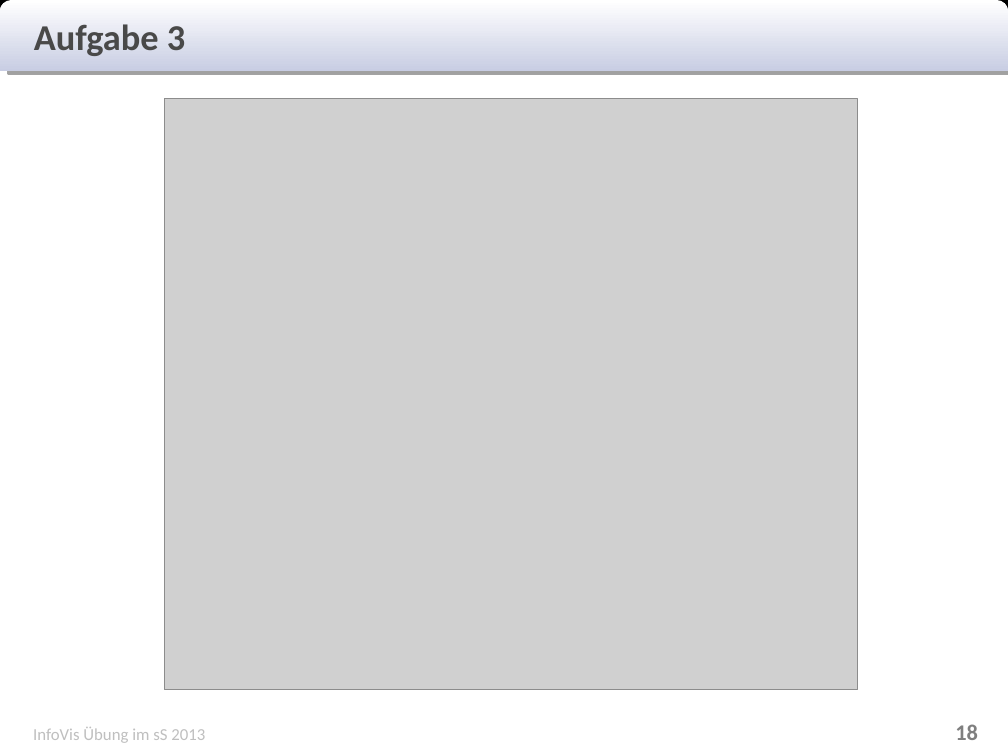
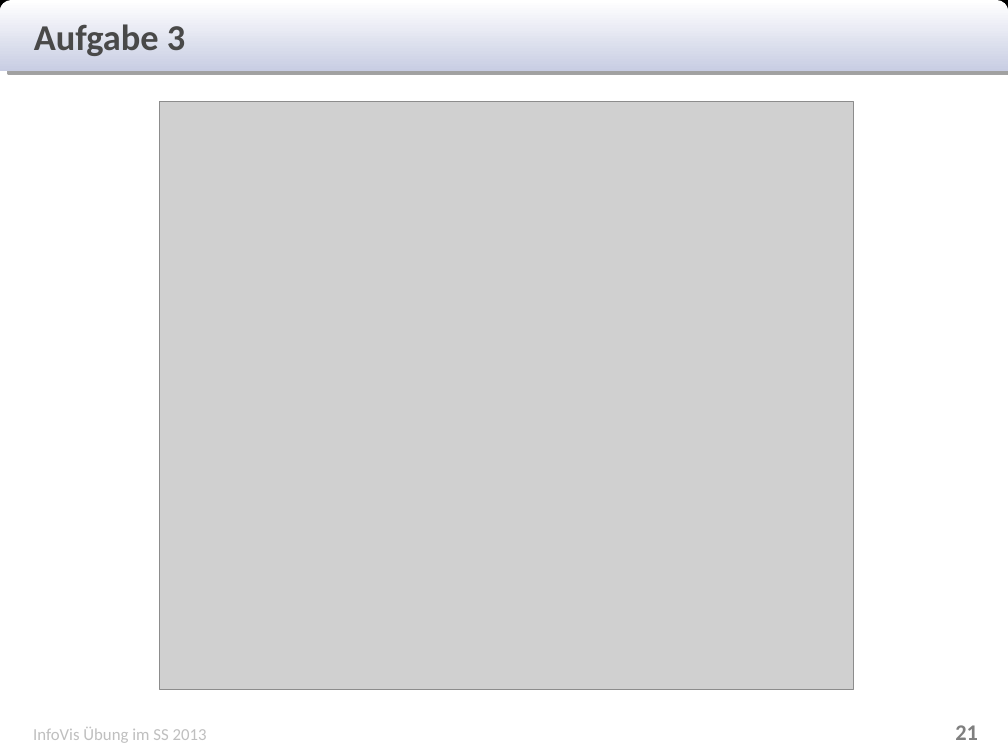
Before and after one commit to Rajikarubijua/bushumappu, a slide deck: slide 21 of presentation/zwischenpräsentation.odp (slide 18 before the commit). Drawn at 1008x756 pixels with LibreOffice and Linux fonts; fonts in the diff are those of the drawing; grey boxes stand for pictures. Boxes give left, top, right and bottom in pixels: in the first picture for what was removed or moved away, otherwise in the second. Text is boxed around its words. In the diff, an @@ line names an element or a change of style, - is before the commit and + after.

```diff
--- a/presentation/zwischenpräsentation.odp
+++ b/presentation/zwischenpräsentation.odp
@@ picture: place and size @@
-picture at (164, 99, 858, 689)
+picture at (160, 101, 854, 689)
@@ text at (33, 727, 207, 743): text changed @@
-InfoVis Übung im sS 2013
+InfoVis Übung im SS 2013
@@ page number at (955, 725, 978, 740): text changed @@
-18
+21
```
Also in this commit, not shown: 13 other slides changed, 4 slides added, 2 slides removed.
